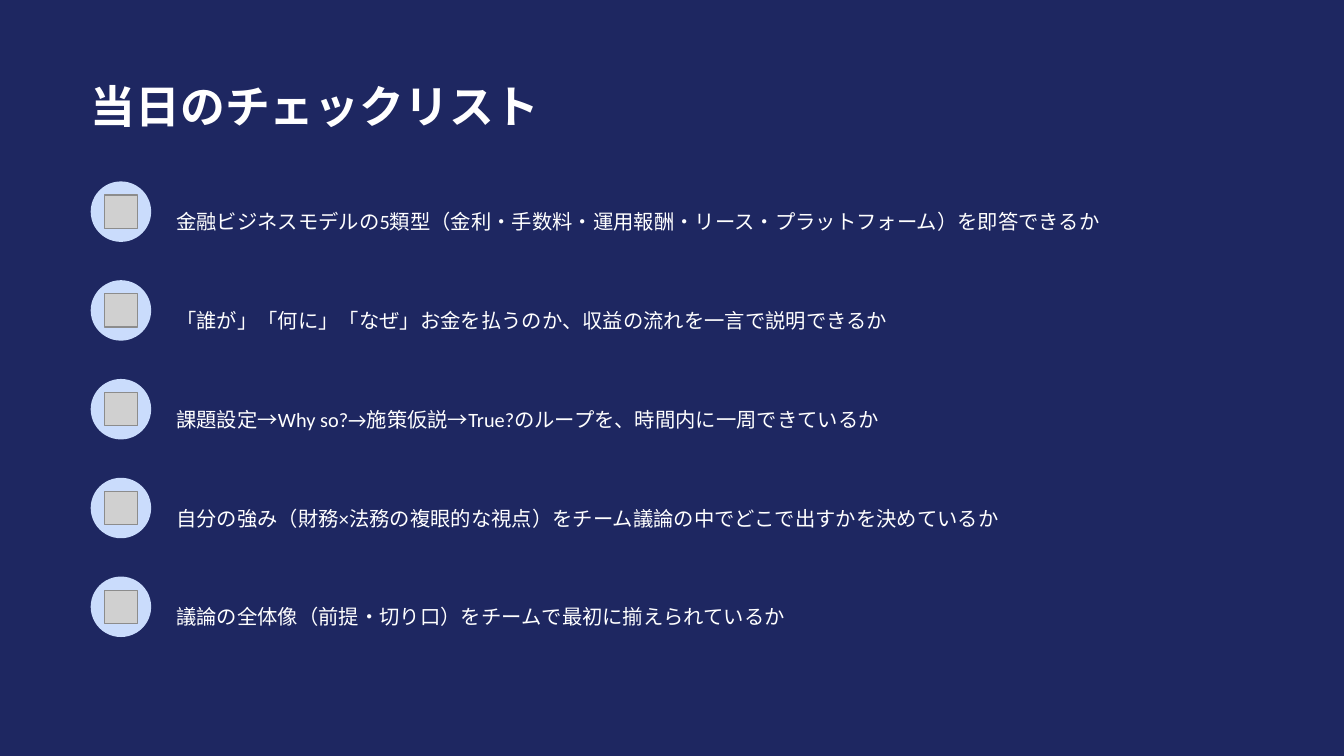
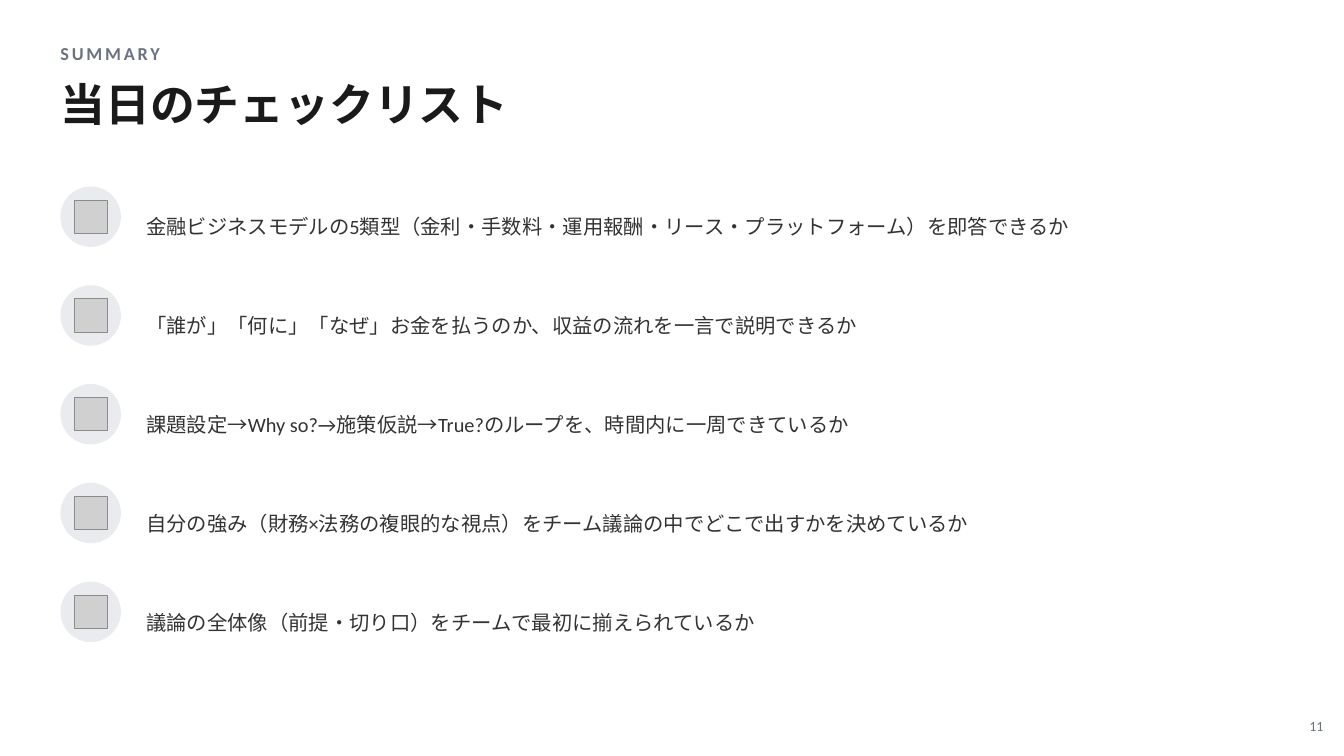
Before and after one commit to nasukazunori/NasuVault2, a slide deck: slide 11 of 信吾/NRI/添付ファイル/金融ビジネスモデル_GD対策.pptx. Drawn at 1344x756 pixels with LibreOffice and Linux fonts; fonts in the diff are those of the drawing; grey boxes stand for pictures. Boxes give left, top, right and bottom in pixels: in the first picture for what was removed or moved away, otherwise in the second. Text is boxed around its words. In the diff, an @@ line names an element or a change of style, - is before the commit and + after.

```diff
--- a/信吾/NRI/添付ファイル/金融ビジネスモデル_GD対策.pptx
+++ b/信吾/NRI/添付ファイル/金融ビジネスモデル_GD対策.pptx
@@ background #1E2761 to #FFFFFF @@
@@ text added at box(60, 48, 159, 60), 13 pt, text #6B7280, bold @@
+SUMMARY
@@ text "当日のチェックリスト": place and size @@
-text "当日のチェックリスト" at box(91, 85, 539, 127)
+text "当日のチェックリスト" at box(60, 83, 508, 125)
@@ text "当日のチェックリスト" at box(60, 83, 508, 125): text colour #FFFFFF to #1A1A1A @@
@@ text "金融ビジネスモデルの5類型（金利・手数料・運用報酬・リース・プラットフォーム）を即答できるか": place and size @@
-text "金融ビジネスモデルの5類型（金利・手数料・運用報酬・リース・プラットフォーム）を即答できるか" at box(176, 211, 1099, 231)
+text "金融ビジネスモデルの5類型（金利・手数料・運用報酬・リース・プラットフォーム）を即答できるか" at box(146, 217, 1069, 236)
@@ text "「誰が」「何に」「なぜ」お金を払うのか、収益の流れを一言で説明できるか": place and size @@
-text "「誰が」「何に」「なぜ」お金を払うのか、収益の流れを一言で説明できるか" at box(176, 310, 887, 330)
+text "「誰が」「何に」「なぜ」お金を払うのか、収益の流れを一言で説明できるか" at box(146, 316, 857, 335)
@@ 5 pictures, 5 ellipses: place and size @@
-5 pictures, 5 ellipses at box(91, 181, 151, 637)
+5 pictures, 5 ellipses at box(60, 187, 121, 642)
@@ fill #CADCFC to #EAEBEF in 5 elements at box(60, 285, 121, 346), box(60, 483, 121, 543), box(60, 582, 121, 642), box(60, 187, 121, 247), box(60, 384, 121, 445) @@
@@ text "課題設定→Why so?→施策仮説→True?のループを、時間内に一周できているか": place and size @@
-text "課題設定→Why so?→施策仮説→True?のループを、時間内に一周できているか" at box(176, 410, 879, 431)
+text "課題設定→Why so?→施策仮説→True?のループを、時間内に一周できているか" at box(146, 415, 849, 436)
@@ text "自分の強み（財務×法務の複眼的な視点）をチーム議論の中でどこで出すかを決めているか": place and size @@
-text "自分の強み（財務×法務の複眼的な視点）をチーム議論の中でどこで出すかを決めているか" at box(176, 508, 998, 528)
+text "自分の強み（財務×法務の複眼的な視点）をチーム議論の中でどこで出すかを決めているか" at box(146, 514, 968, 533)
@@ text colour #FFFFFF to #333333 in 5 elements at box(146, 217, 1069, 236), box(146, 316, 857, 335), box(146, 415, 849, 436), box(146, 514, 968, 533), box(146, 613, 755, 632) @@
@@ text "議論の全体像（前提・切り口）をチームで最初に揃えられているか": place and size @@
-text "議論の全体像（前提・切り口）をチームで最初に揃えられているか" at box(176, 606, 785, 626)
+text "議論の全体像（前提・切り口）をチームで最初に揃えられているか" at box(146, 613, 755, 632)
@@ text added at box(1309, 722, 1323, 731), 10 pt, text #6B7280 @@
+11
```
Also in this commit, not shown: 10 other slides changed.
